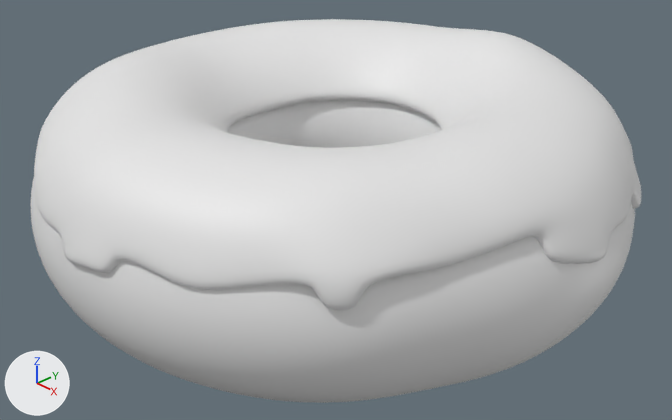
The Blender file donut-blender28/donut1.blend as it was, and as the next commit left it.
Camera for both pictures: a 50 mm camera at (0.158, -0.1482, 0.0984) aimed at (0.0036, -0.0029, -0.0055). Arrows for +X, +Y and +Z are at lower left; the lights stay in place.

Script lines for the objects in view, before the commit:
```python
me_torus = bpy.data.meshes.new('Torus')
me_torus.from_pydata(...)  # 336 vertices, 336 faces; spans x -0.076..0.076, y -0.076..0.076, z -0.026..0.029
me_torus.polygons.foreach_set('use_smooth', [True] * 336)
me_torus_001 = bpy.data.meshes.new('Torus.001')
me_torus_001.from_pydata(...)  # 533 vertices, 464 faces; spans x -0.0725..0.0732, y -0.0739..0.0731, z 0.0033..0.0292
me_torus_001.polygons.foreach_set('use_smooth', [True] * 464)
ob_donut = bpy.data.objects.new('Donut', me_torus)
ob_donut.location = (0.0, 0.0, 0.0)
_m = ob_donut.modifiers.new('Subdivision', 'SUBSURF')
ob_icing = bpy.data.objects.new('Icing', me_torus_001)
ob_icing.location = (0.0, 0.0, 0.0)
_m = ob_icing.modifiers.new('Solidify', 'SOLIDIFY')
_m.thickness = 0.0025
_m.offset = 1.0
_m.edge_crease_inner = 1.0
_m.nonmanifold_thickness_mode = 'FIXED'
_m.nonmanifold_merge_threshold = 0.0003
_m = ob_icing.modifiers.new('Subdivision', 'SUBSURF')
```
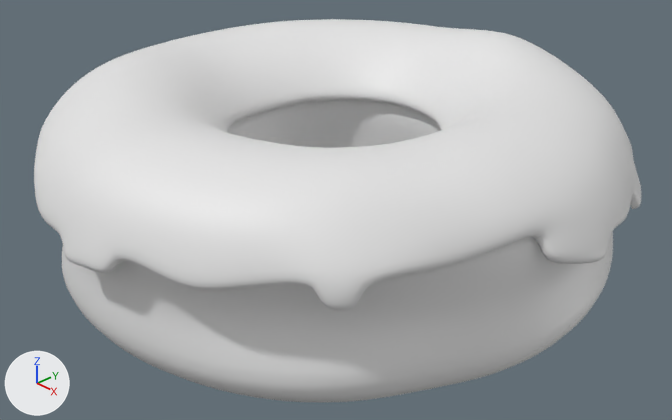
Where the change shows, as pixel boxes (x1, y1, x2, y2) in the pictures (672 x 420 px; the box of a moved part takes in the faces that stretch with it):
'Donut', reshaped (9% narrower)
    before: (31, 100, 635, 403)
    after: (62, 100, 613, 402)
part 1 of me_torus, moved or reshaped
    before: (228, 101, 441, 148)
    after: (228, 100, 441, 148)
part 2 of me_torus, moved or reshaped
    before: (31, 179, 635, 392)
    after: (62, 232, 613, 385)

Edits to the bpy script that builds the scene:
```text
Change me_torus:
    used by ob_donut; location = (0.0, 0.0, 0.0)
    remove me_torus.from_pydata(...)  # 336 vertices, 336 faces; spans x -0.076..0.076, y -0.076..0.076, z -0.026..0.029
    add me_torus.from_pydata(...)  # 336 vertices, 336 faces; spans x -0.073..0.073, y -0.074..0.073, z -0.026..0.029
    me_torus part 1: 43 of 336 vertices moved; they spanned x -0.024..0.024, y -0.027..0.027, z -0.013..0.013 and now span x -0.029..0.029, y -0.028..0.03, z -0.013..0.013; mean shift (0.0, 0.0, 0.0); largest move (-0.018, 0.014, -0.001) -> (-0.025, 0.02, -0.001)
    me_torus part 2
    me_torus.vertices[0].co: (0.076, 0.0, 0.0) -> (0.065, 0.0, -0.002)
    me_torus.vertices[12].co: (0.074, 0.017, 0.0) -> (0.065, 0.015, -0.002)
    me_torus.vertices[24].co: (0.068, 0.032, 0.0) -> (0.061, 0.029, -0.001)
    me_torus.vertices[36].co: (0.059, 0.047, 0.0) -> (0.053, 0.042, -0.001)
    me_torus.vertices[48].co: (0.047, 0.059, 0.0) -> (0.042, 0.053, -0.001)
    me_torus.vertices[60].co: (0.033, 0.068, 0.0) -> (0.029, 0.061, 0.0)
    me_torus.vertices[72].co: (0.017, 0.074, 0.0) -> (0.015, 0.068, -0.001)
    me_torus.vertices[84].co: (0.0, 0.076, 0.0) -> (0.0, 0.07, 0.0)
    me_torus.vertices[96].co: (-0.017, 0.074, 0.0) -> (-0.015, 0.068, -0.001)
    me_torus.vertices[108].co: (-0.033, 0.068, 0.0) -> (-0.029, 0.061, 0.0)
    me_torus.vertices[120].co: (-0.047, 0.059, 0.0) -> (-0.042, 0.053, -0.001)
    me_torus.vertices[132].co: (-0.059, 0.047, 0.0) -> (-0.053, 0.042, -0.001)
    me_torus.vertices[144].co: (-0.068, 0.033, 0.0) -> (-0.061, 0.03, -0.001)
    me_torus.vertices[156].co: (-0.074, 0.017, 0.0) -> (-0.065, 0.015, -0.002)
    me_torus.vertices[168].co: (-0.076, 0.0, 0.0) -> (-0.065, 0.0, -0.002)
    me_torus.vertices[180].co: (-0.074, -0.017, 0.0) -> (-0.066, -0.015, -0.002)
    me_torus.vertices[181].co: (-0.071, -0.016, 0.013) -> (-0.07, -0.016, 0.013)
    me_torus.vertices[192].co: (-0.068, -0.033, 0.0) -> (-0.058, -0.029, -0.001)
    me_torus.vertices[204].co: (-0.059, -0.047, 0.0) -> (-0.048, -0.04, -0.001)
    me_torus.vertices[216].co: (-0.047, -0.059, 0.0) -> (-0.038, -0.048, 0.0)
    me_torus.vertices[228].co: (-0.033, -0.068, 0.0) -> (-0.027, -0.057, 0.0)
    me_torus.vertices[240].co: (-0.017, -0.074, 0.0) -> (-0.015, -0.066, 0.001)
    me_torus.vertices[252].co: (0.0, -0.076, 0.0) -> (0.0, -0.067, 0.002)
    me_torus.vertices[264].co: (0.017, -0.074, 0.0) -> (0.015, -0.066, 0.001)
    me_torus.vertices[276].co: (0.033, -0.068, 0.0) -> (0.027, -0.057, 0.0)
    me_torus.vertices[288].co: (0.047, -0.059, 0.0) -> (0.038, -0.048, 0.0)
    me_torus.vertices[300].co: (0.059, -0.048, 0.0) -> (0.048, -0.04, -0.001)
    me_torus.vertices[312].co: (0.067, -0.031, 0.001) -> (0.057, -0.027, -0.001)
    me_torus.vertices[324].co: (0.074, -0.017, 0.0) -> (0.066, -0.014, -0.001)
    me_torus.vertices[325].co: (0.07, -0.016, 0.013) -> (0.07, -0.015, 0.013)
```
